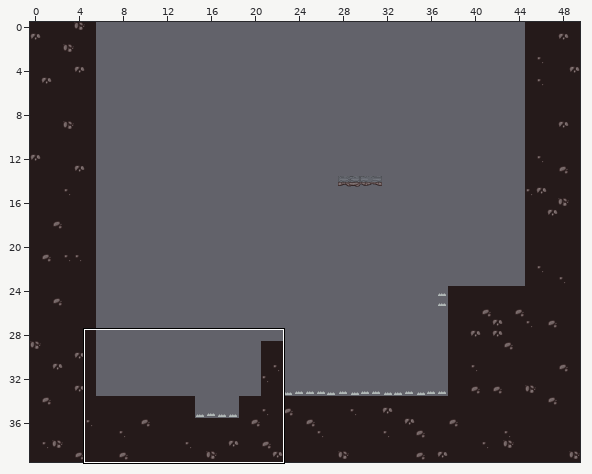
Two versions of a level (Tiled map (JSON), Eudaemon/assets/levels/level1.json). The picture above shows the old version from afar; the outline marks the close-up.
Close-up. Before:
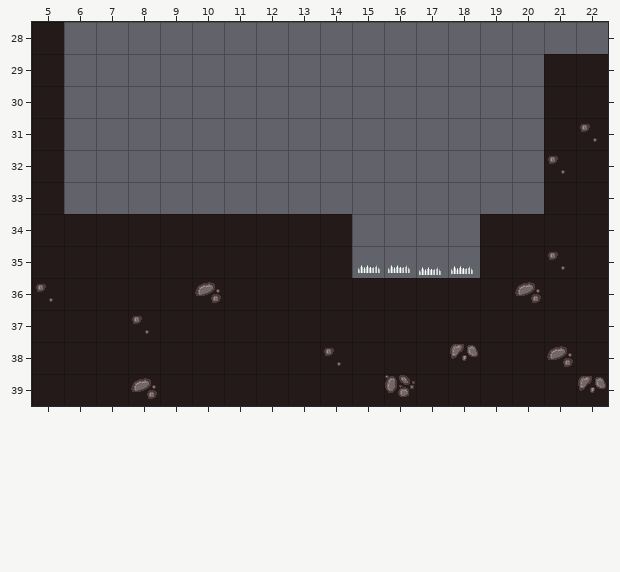
Cells are 32x32 px. Shown: x 5..22, y 28..39. The commit also changed other parts of the map, which this record leaves out.
Once edited:
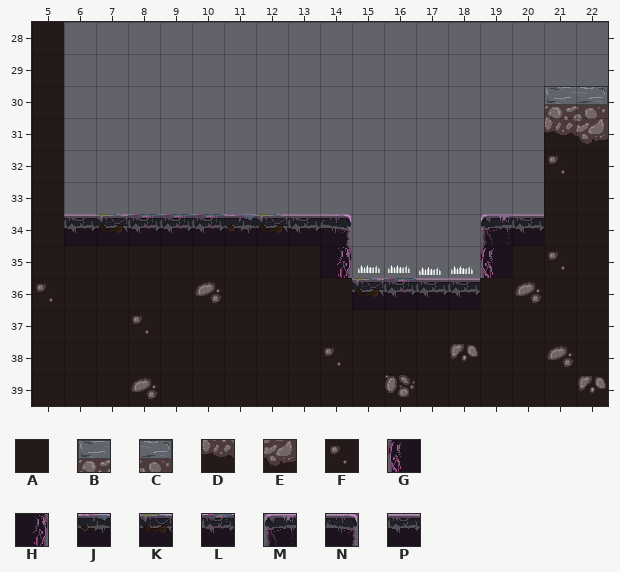
Key: from "Eudaemon Tilleset": A 11 "DeepDirt1x1B", B 31 "ConcreteDirtBottom2x2_1A", C 32 "ConcreteDirtBottom2x2_2A", D 33 "ConcreteDirtBottom2x2_3A", E 34 "ConcreteDirtBottom2x2_4A", F 53 "DeepDirt1x1D", G 92 "CorruptedLeftA", H 93 "CorruptedRightA", J 107 "CorruptedTopC", K 108 "CorruptedTopD", L 109 "CorruptedTopE", M 118 "CorruptedEndLeftA", N 119 "CorruptedEndRightA", P 122 "CorruptedTopA".
_ is an empty cell.
What changed:
Layer "TileLayerFG":
y 29: x 21..22 AA -> __
y 30: x 21..22 AA -> BC
y 31: x 21..22 AF -> DE
y 34: x 6..14 AAAAAAAAA -> PKLLLJKPN; x 19..20 AA -> MP
y 35: x 14 A -> H; x 19 A -> G
y 36: x 15..18 AAAA -> KLPP
Changed places in both close-ups, as pixel boxes (x1, y1, x2, y2):
changed: (544, 54, 608, 144)
changed: (64, 214, 544, 310)
